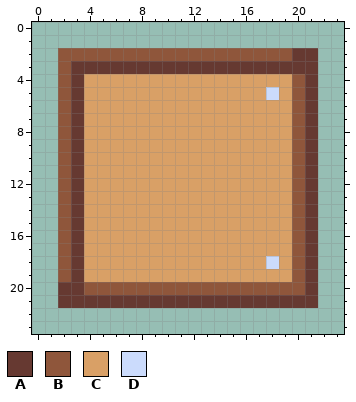
Two states of a pixel-art file, Assets/Resources/Sprites/popup.aseprite. The first picture shows the starting point.
24x24 pixels, 1 frame.
Palette (. is transparent): A #663931  B #8f563b  C #d9a066  D #cbdbfc
Pixels before, first column x 2:
 2 BBBBBBBBBBBBBBBBBBAA
 3 BAAAAAAAAAAAAAAAAAAA
 4 BACCCCCCCCCCCCCCCCBA
 5 BACCCCCCCCCCCCCCDCBA
 6 BACCCCCCCCCCCCCCCCBA
 7 BACCCCCCCCCCCCCCCCBA
 8 BACCCCCCCCCCCCCCCCBA
 9 BACCCCCCCCCCCCCCCCBA
10 BACCCCCCCCCCCCCCCCBA
11 BACCCCCCCCCCCCCCCCBA
12 BACCCCCCCCCCCCCCCCBA
13 BACCCCCCCCCCCCCCCCBA
14 BACCCCCCCCCCCCCCCCBA
15 BACCCCCCCCCCCCCCCCBA
16 BACCCCCCCCCCCCCCCCBA
17 BACCCCCCCCCCCCCCCCBA
18 BACCCCCCCCCCCCCCDCBA
19 BACCCCCCCCCCCCCCCCBA
20 AABBBBBBBBBBBBBBBBBA
21 AAAAAAAAAAAAAAAAAAAA
The same view after the edit:
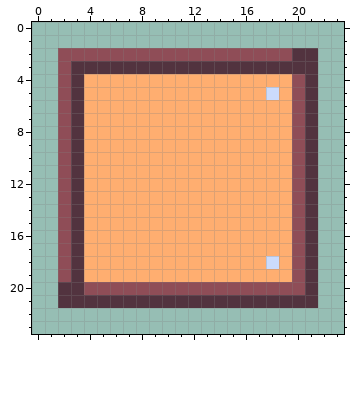
Difference:
Colour A changes from #663931 to #52333f.
Colour B changes from #8f563b to #8f4d57.
Colour C changes from #d9a066 to #ffae70.
Changed places in both pictures, as pixel boxes (x1, y1, x2, y2):
changed: (58, 48, 318, 308)
